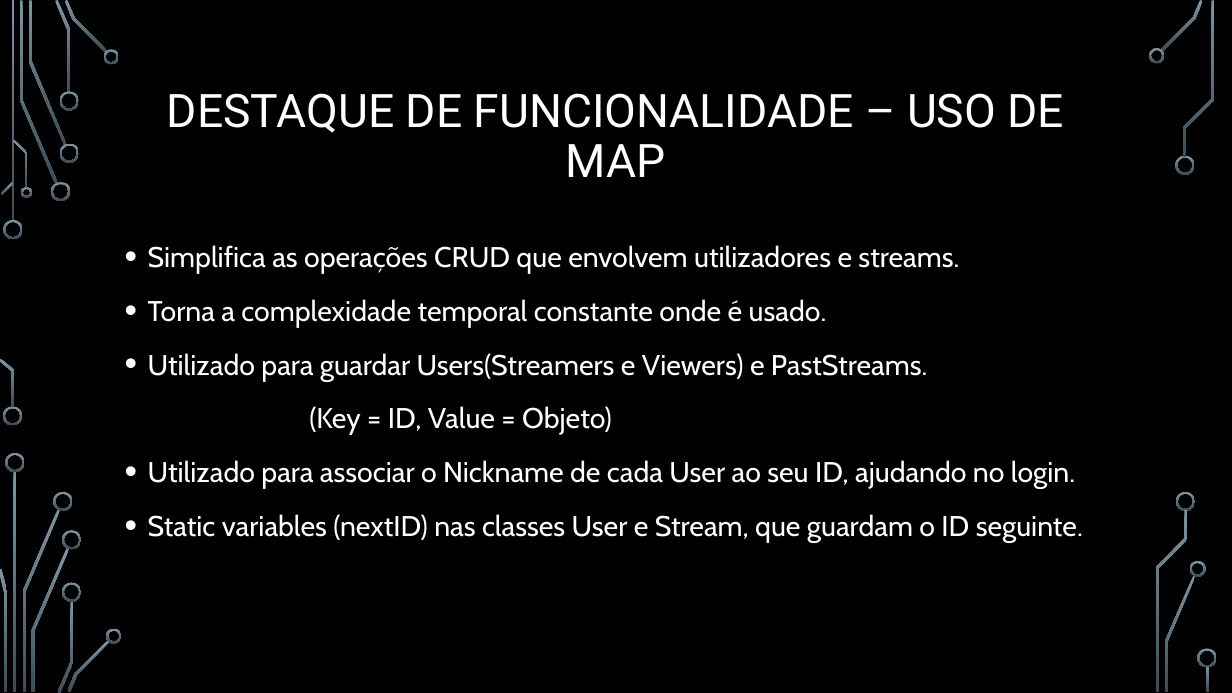
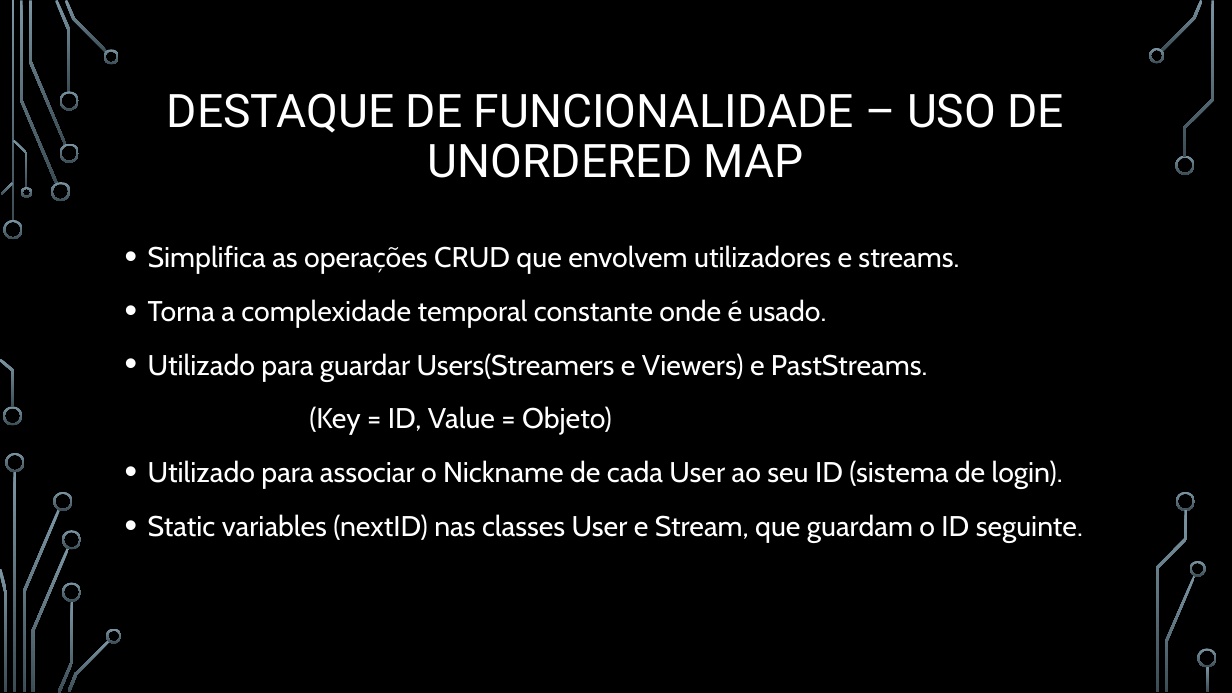
Before and after one commit to BrunoRosendo/StreamZ-AEDA-proj-, a slide deck: slide 10 of Parte 2.pptx. Drawn at 1232x693 pixels with LibreOffice and Linux fonts; fonts in the diff are those of the drawing; background and template pictures are left out. Boxes give left, top, right and bottom in pixels: in the first picture for what was removed or moved away, otherwise in the second. Text is boxed around its words. In the diff, an @@ line names an element or a change of style, - is before the commit and + after.

```diff
--- a/Parte 2.pptx
+++ b/Parte 2.pptx
@@ title at bbox=[167, 93, 1065, 178]: text changed @@
-DESTAQUE DE FUNCIONALIDADE – USO DE MAP
+DESTAQUE DE FUNCIONALIDADE – USO DE UNORDERED MAP
@@ text at bbox=[148, 460, 1063, 489]: text changed @@
-• Utilizado para associar o Nickname de cada User ao seu ID, ajudando no login.
+• Utilizado para associar o Nickname de cada User ao seu ID (sistema de login).
```
Also in this commit, not shown: 2 other slides changed, 2 other files.
